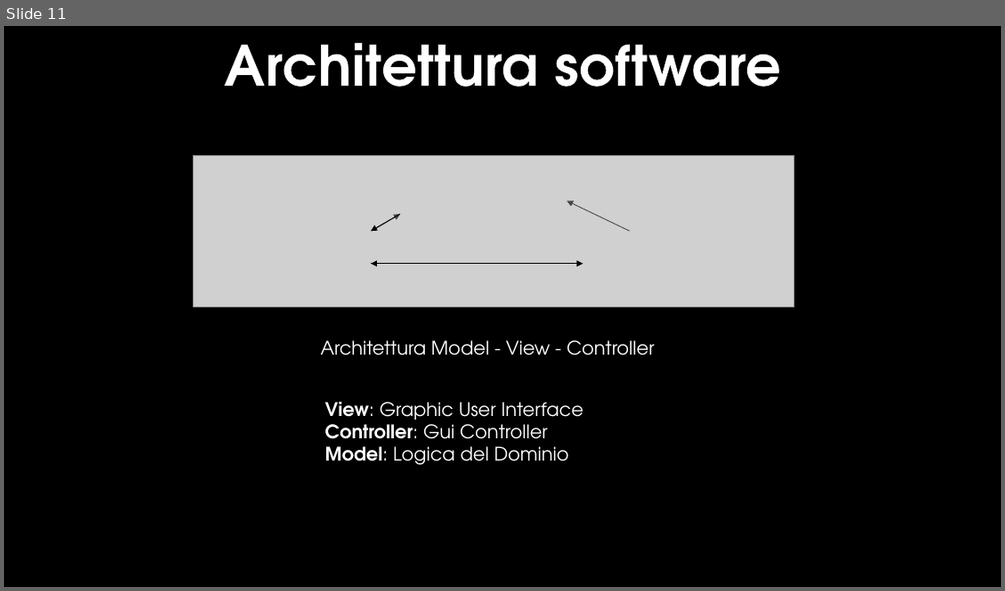
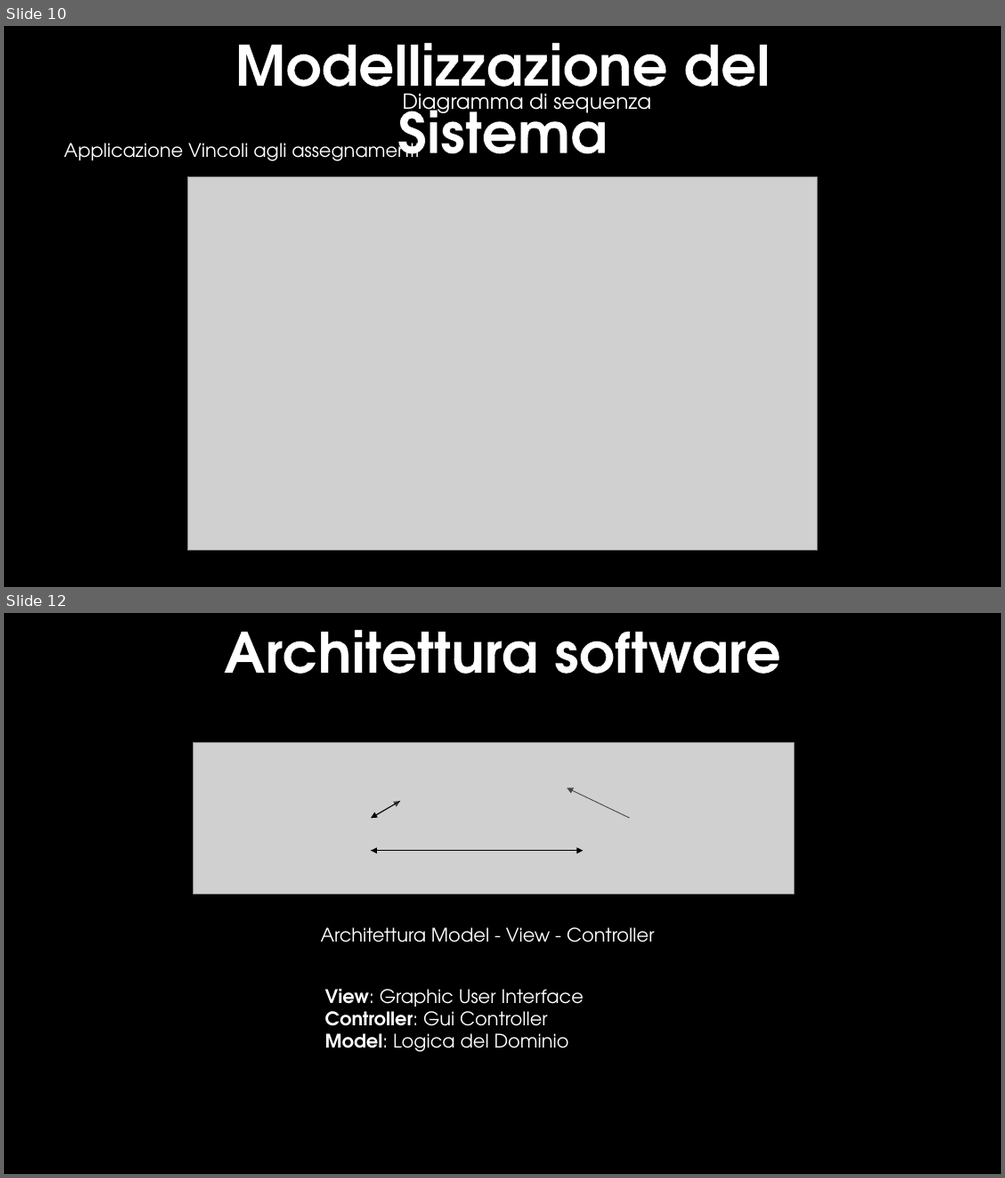
Before and after one commit to Gabrielesavella/Progetto-E18, a slide deck: docs/Presentazione Progetto.pptx. Shown one above the other, each under a label of ours: slide 11 before the commit, slides 10 and 12 after it; the slides between them are not shown. The pictures are 1005x591 and 1005x1178 pixels, drawn with LibreOffice and Linux fonts; fonts in the diff are those of the drawing; grey boxes stand for pictures; background and template pictures are left out. Boxes give left, top, right and bottom in pixels: in the first picture for what was removed or moved away, otherwise in the second. Text is boxed around its words. In the diff, an @@ line names an element or a change of style, - is before the commit and + after.

```diff
--- a/docs/Presentazione Progetto.pptx
+++ b/docs/Presentazione Progetto.pptx
@@ slide 10 added at (4, 26, 1001, 587), background #000000 @@
@@ text added at (235, 43, 769, 157), 54 pt, text #FFFFFF, bold @@
+Modellizzazione del Sistema
@@ text added at (403, 93, 651, 119), 20 pt, text #FFFFFF @@
+Diagramma di sequenza
@@ text added at (64, 137, 419, 161), 18 pt, text #FFFFFF @@
+Applicazione Vincoli agli assegnamenti
@@ picture added at (188, 177, 817, 550) @@
@@ what was slide 11 is now slide 12 @@
```
Also in this commit, not shown: 1 slide changed, 3 other files.
